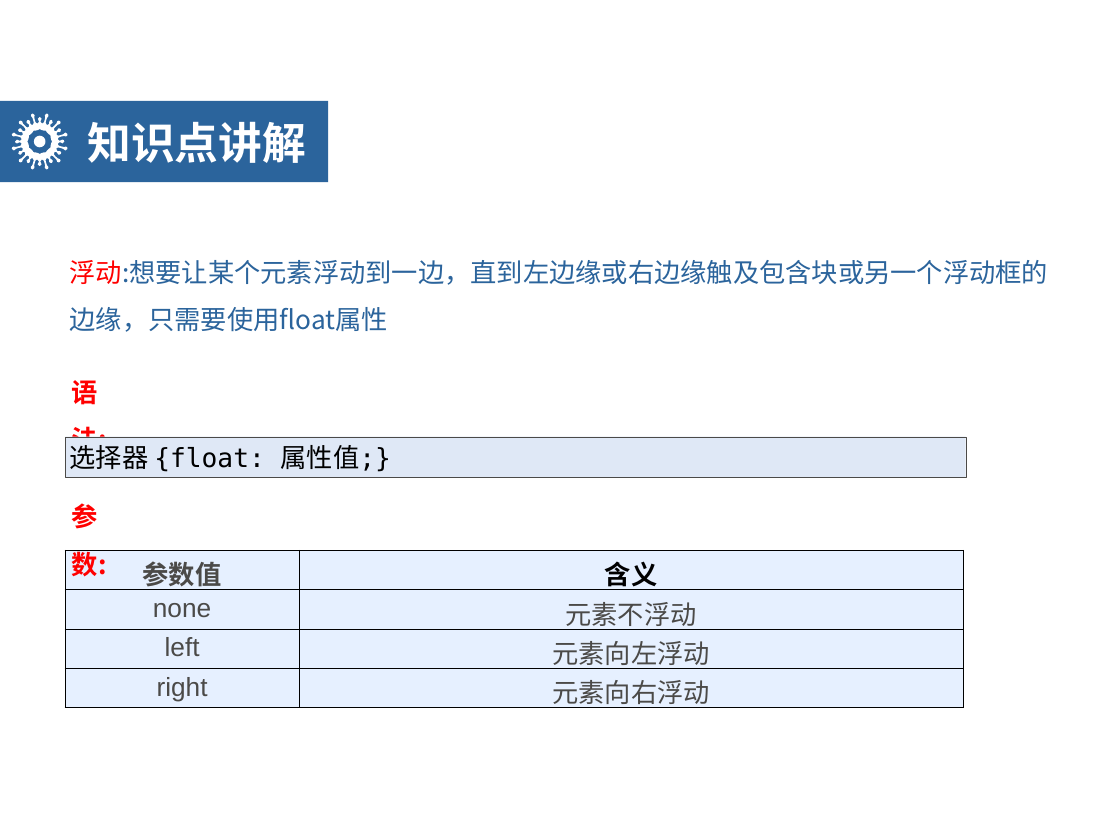
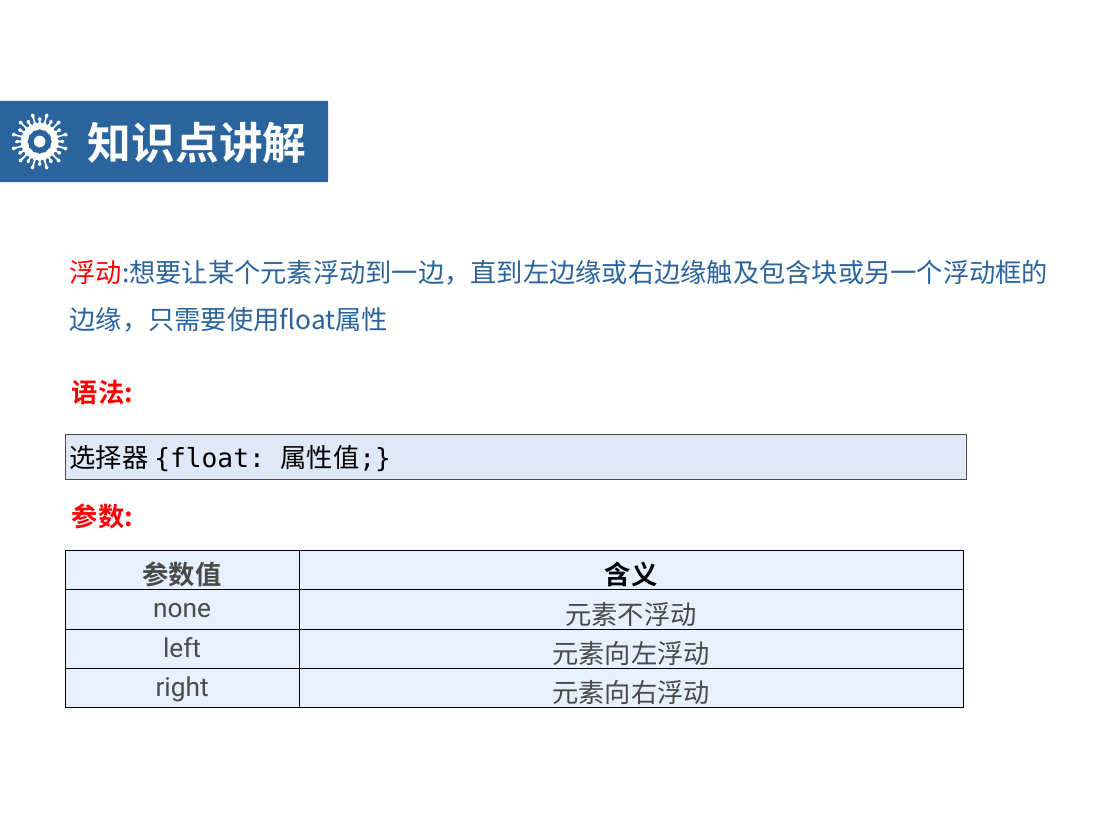
Before and after one commit to Ischenchenya/HTMLandCSSCourse, a slide deck: slide 21 of day06-CSS3/teach/day06-HTML5CSS3.pptx (slide 17 before the commit). Drawn at 1120x840 pixels with LibreOffice and Linux fonts; fonts in the diff are those of the drawing; background and template pictures are left out. Boxes give left, top, right and bottom in pixels: in the first picture for what was removed or moved away, otherwise in the second. Text is boxed around its words. In the diff, an @@ line names an element or a change of style, - is before the commit and + after.

```diff
--- a/day06-CSS3/teach/day06-HTML5CSS3.pptx
+++ b/day06-CSS3/teach/day06-HTML5CSS3.pptx
@@ text "语法:" rewrapped from (72, 380, 107, 456) to (72, 379, 133, 405) @@
@@ rectangle "选择器 {float: 属性值;}" at (65, 435, 966, 480): font DejaVu Sans Mono to Noto Sans CJK SC in "选择器 属性值;}" @@
@@ text "参数:" rewrapped from (72, 503, 107, 577) to (72, 503, 133, 529) @@
@@ table at (65, 551, 963, 712) @@
@@ font Arial to Roboto @@
```
Also in this commit, not shown: 23 other slides changed, 14 slides added, 10 slides removed, 1 other file.
